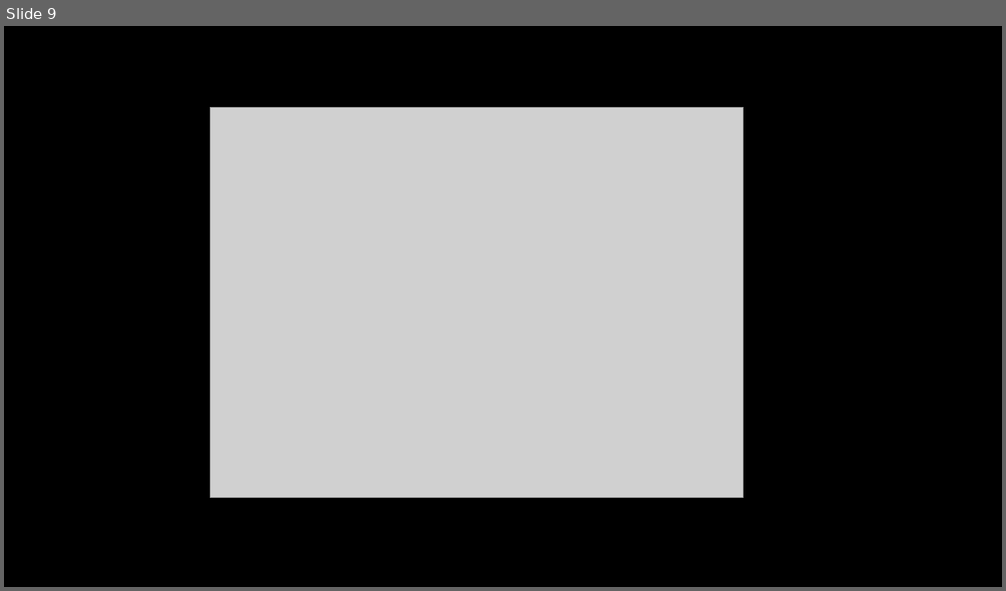
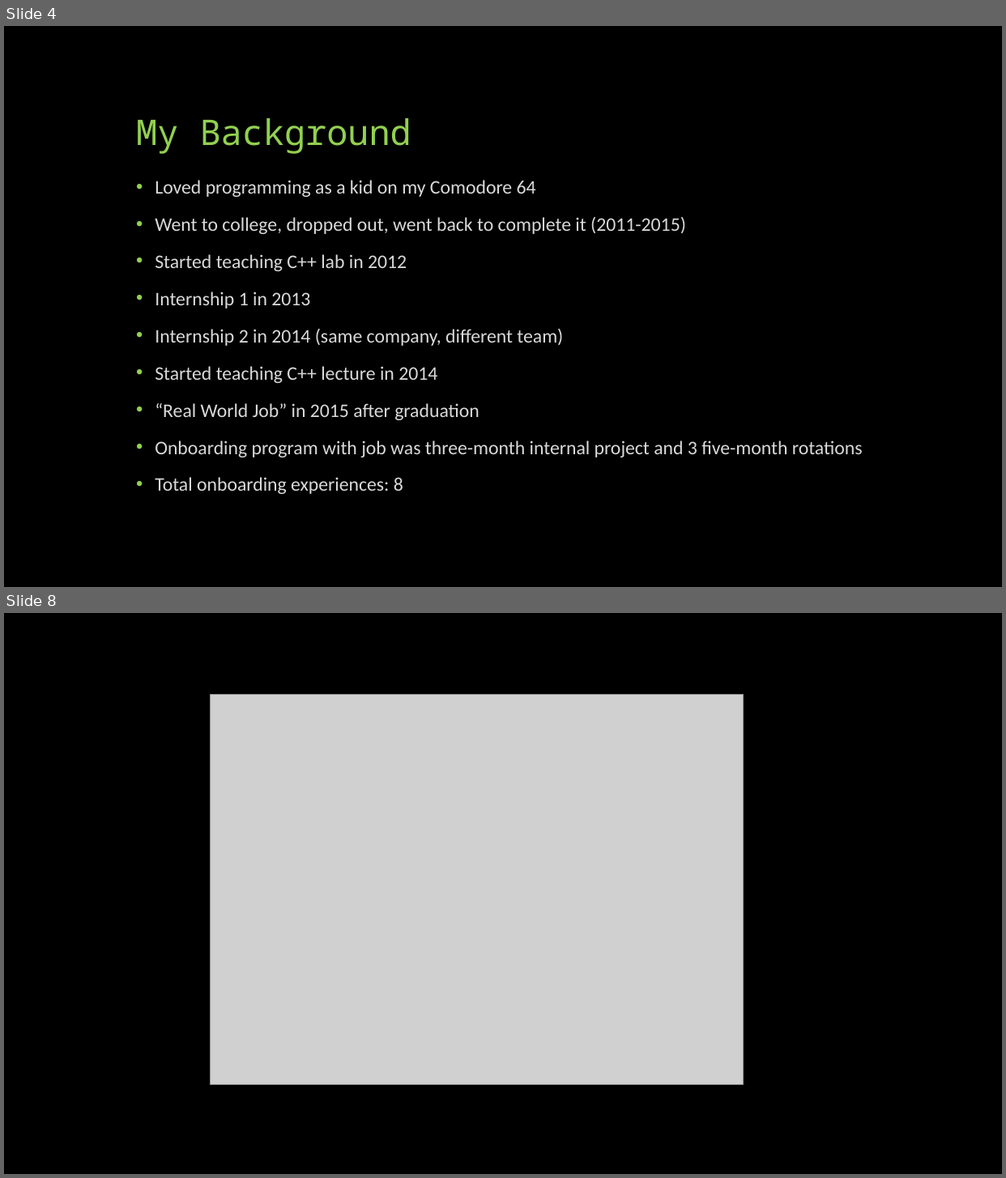
Before and after one commit to geekygirlsarah/talk-building-your-team-to-last, a slide deck: Building Your Team to Last.pptx. Shown one above the other, each under a label of ours: slide 9 before the commit, slides 4 and 8 after it; the slides between them are not shown. The pictures are 1006x591 and 1006x1178 pixels, drawn with LibreOffice and Linux fonts; fonts in the diff are those of the drawing; grey boxes stand for pictures. Boxes give left, top, right and bottom in pixels: in the first picture for what was removed or moved away, otherwise in the second. Text is boxed around its words. In the diff, an @@ line names an element or a change of style, - is before the commit and + after.

```diff
--- a/Building Your Team to Last.pptx
+++ b/Building Your Team to Last.pptx
@@ slide 4 added at <box>4,26,1002,587</box>, background #000000 @@
@@ title added at <box>136,118,411,154</box>, 34 pt, text #92D050 @@
+My Background
@@ text added at <box>155,180,863,494</box>, 18.5 pt, text #D9D9D9 @@
+• Loved programming as a kid on my Comodore 64
+• Went to college, dropped out, went back to complete it (2011-2015)
+• Started teaching C++ lab in 2012
+• Internship 1 in 2013
+• Internship 2 in 2014 (same company, different team)
+• Started teaching C++ lecture in 2014
+• “Real World Job” in 2015 after graduation
+• Onboarding program with job was three-month internal project and 3 five-month rotations
+• Total onboarding experiences: 8
@@ what was slide 9 is now slide 8 @@
```
Also in this commit, not shown: 10 slides changed, 2 other slides added, 1 slide removed.
